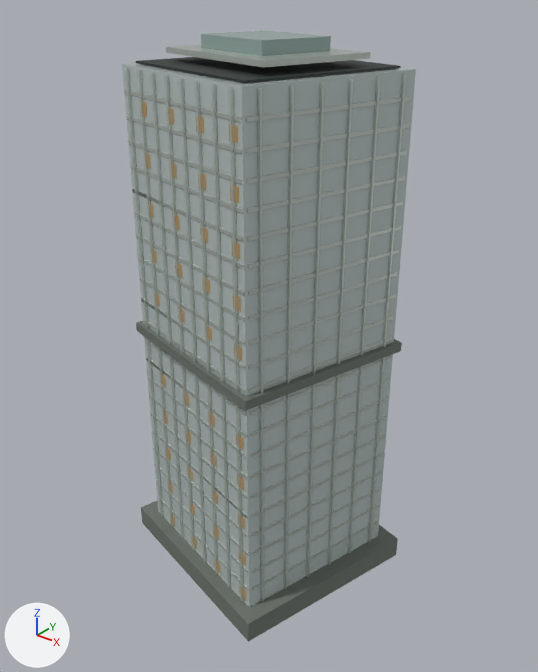
What one commit did to the glTF model landmarks/assets/bytedance-houhai.glb.
Both versions are drawn from a camera (50 mm lens) standing at (122.8, -151.7, 169.7) and looking at (1.6, -0.2, 75.7). Lighting does not change. The marker at lower left points along +X, +Y and +Z. The first picture is the older version. Vertices at exactly the same position are counted once.

The older version as bpy lines, for what is in view:
```python
mat_metal = principled_material('metal')
mat_metal.base_color = (0.665, 0.723, 0.672)  # light grey #d5ddd6
mat_metal.metallic = 0.72
mat_metal.roughness = 0.28
me_crown_box = bpy.data.meshes.new('crown_box')
me_crown_box.from_pydata(...)  # 8 vertices, 12 faces; spans x -24.2..24.1, y -20.5..20.5, z 151.7..153.1
me_crown_box.materials.append(mat_metal)  # light grey #d5ddd6
me_crown_box_001 = bpy.data.meshes.new('crown_box.001')
me_crown_box_001.from_pydata(...)  # 8 vertices, 12 faces; spans x -15.0..15.0, y -13.1..13.1, z 152.8..156.4
me_crown_box_001.materials.append(mat_glass_alt)  # grey #9eb6b0
me_fins = bpy.data.meshes.new('fins')
me_fins.from_pydata(...)  # 224 vertices, 336 faces; spans x -32.0..32.0, y -31.2..31.2, z 0.5..148.5
me_fins.materials.append(mat_metal)  # light grey #d5ddd6
me_floor_bands = bpy.data.meshes.new('floor_bands')
me_floor_bands.from_pydata(...)  # 704 vertices, 1056 faces; spans x -32.3..32.2, y -31.4..31.4, z 6.0..143.0
me_floor_bands.materials.append(mat_metal)  # light grey #d5ddd6
me_refuge_belt = bpy.data.meshes.new('refuge_belt')
me_refuge_belt.from_pydata(...)  # 8 vertices, 12 faces; spans x -34.3..34.2, y -33.2..33.2, z 73.7..76.3
me_refuge_belt.materials.append(mat_stone)  # grey #6d746c
ob_crown_box = bpy.data.objects.new('crown_box', me_crown_box)
ob_crown_box.location = (0.0, 0.0, 0.0)
ob_crown_box_001 = bpy.data.objects.new('crown_box.001', me_crown_box_001)
ob_crown_box_001.location = (0.0, 0.0, 0.0)
ob_fins = bpy.data.objects.new('fins', me_fins)
ob_fins.location = (0.0, 0.0, 0.0)
ob_floor_bands = bpy.data.objects.new('floor_bands', me_floor_bands)
ob_floor_bands.location = (0.0, 0.0, 0.0)
ob_refuge_belt = bpy.data.objects.new('refuge_belt', me_refuge_belt)
ob_refuge_belt.location = (0.0, 0.0, 0.0)
# also in view: 'podium' at (0.0, 0.0, 3.4); 'roof_deck' at (0.0, 0.0, 149.6); 'envelope' at (0.0, 0.0, 74.6); 'night_windows' at (3.2, -0.8, 74.5)
```
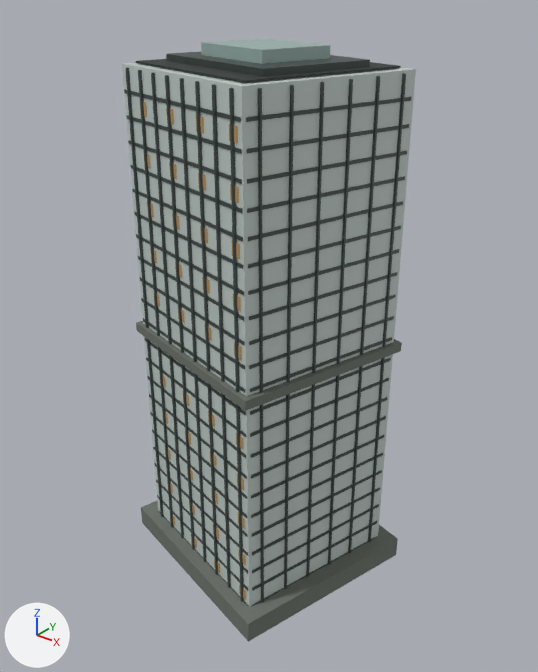
Changed parts and their boxes (x1, y1, x2, y2) in the pictures (538 x 672 px):
'fins', recoloured
    both: (125, 68, 406, 602)
'floor_bands', recoloured
    both: (124, 89, 411, 606)
'crown_box', recoloured, reshaped (13% taller)
    before: (166, 45, 371, 67)
    after: (166, 51, 370, 76)
'crown_box.001', reshaped
    before: (201, 30, 331, 56)
    after: (201, 39, 330, 64)

What the commit changed:
Material 'metal' (mat_metal) changes colour from light grey #d5ddd6 to dark grey #4a5552; in linear values from (0.665, 0.723, 0.672) to (0.0685, 0.0908, 0.0844).
me_crown_box is used by ob_crown_box; location (0.0, 0.0, 0.0).
me_crown_box had 8 vertices, 12 faces and spanned x -24.2..24.1, y -20.5..20.5, z 151.7..153.1.
me_crown_box now has 8 vertices, 12 faces and spans x -24.2..24.1, y -20.5..20.5, z 149.9..151.4.
me_crown_box part 1: the whole mesh is rebuilt.
me_crown_box_001 is used by ob_crown_box_001; location (0.0, 0.0, 0.0).
me_crown_box_001 had 8 vertices, 12 faces and spanned x -15.0..15.0, y -13.1..13.1, z 152.8..156.4.
me_crown_box_001 now has 8 vertices, 12 faces and spans x -15.0..15.0, y -13.1..13.1, z 151.2..154.4.
me_crown_box_001 part 2: the whole mesh is rebuilt.
